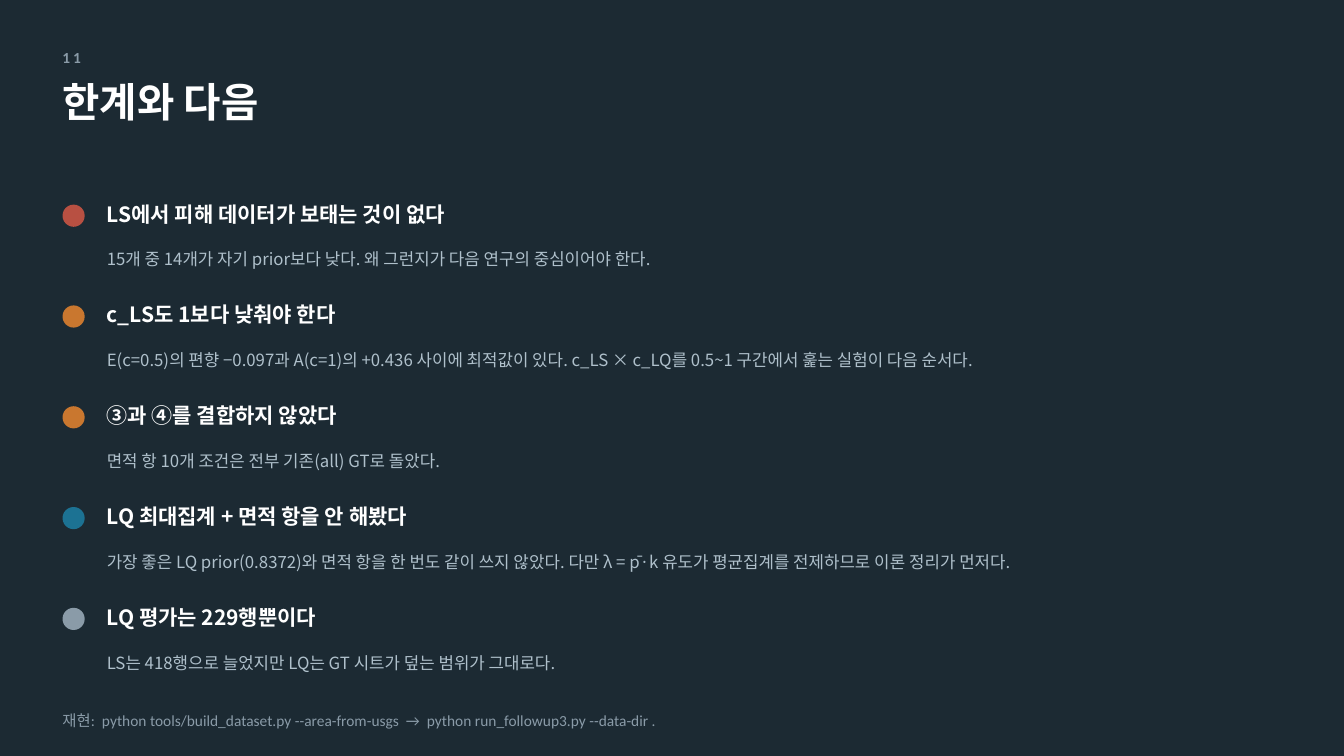
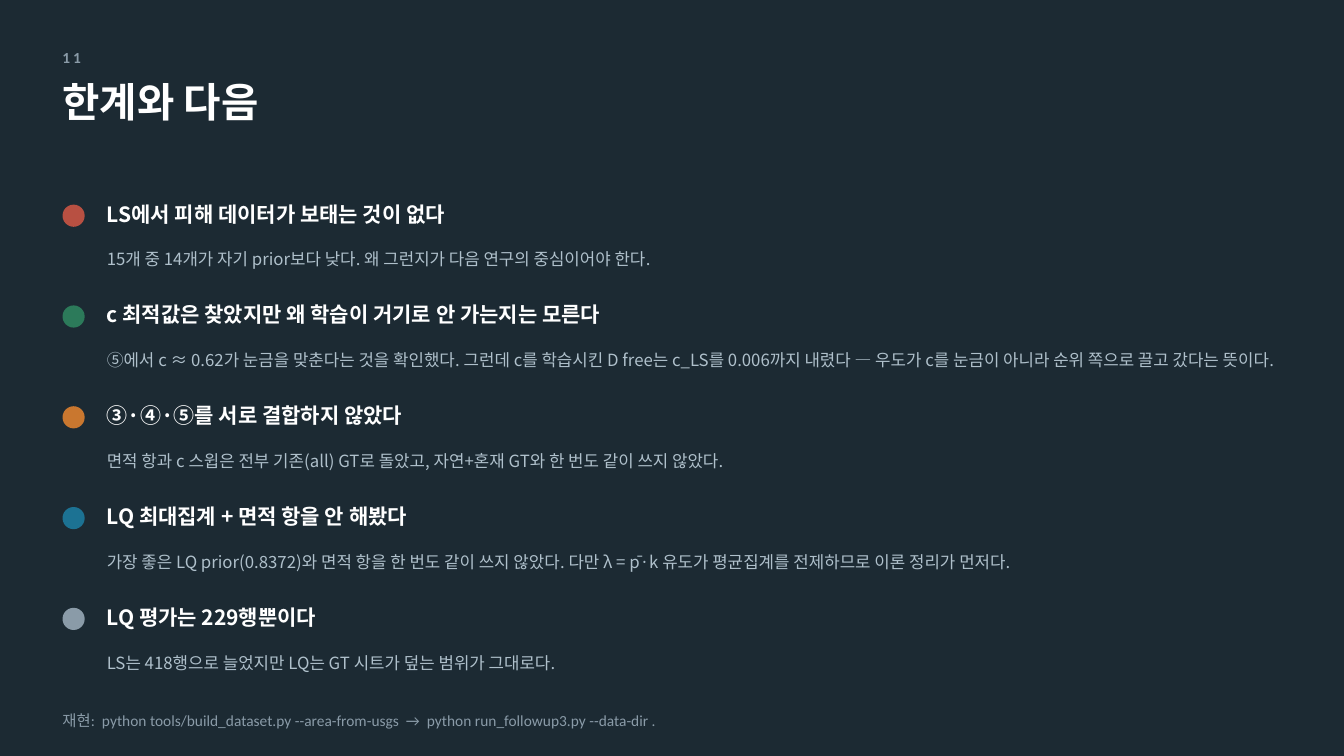
Before and after one commit to minji1217/pilotA, a slide deck: slide 17 of docs/후속실험3_발표.pptx (slide 15 before the commit). Drawn at 1344x756 pixels with LibreOffice and Linux fonts; fonts in the diff are those of the drawing. Boxes give left, top, right and bottom in pixels: in the first picture for what was removed or moved away, otherwise in the second. Text is boxed around its words. In the diff, an @@ line names an element or a change of style, - is before the commit and + after.

```diff
--- a/docs/후속실험3_발표.pptx
+++ b/docs/후속실험3_발표.pptx
@@ ellipse at bbox=[63, 306, 85, 328]: fill #C9772F to #2C7A5A @@
@@ text at bbox=[107, 304, 600, 324]: text changed @@
-c_LS도 1보다 낮춰야 한다
+c 최적값은 찾았지만 왜 학습이 거기로 안 가는지는 모른다
@@ text at bbox=[107, 352, 1274, 369]: text changed @@
-E(c=0.5)의 편향 −0.097과 A(c=1)의 +0.436 사이에 최적값이 있다. c_LS × c_LQ를 0.5~1 구간에서 훑는 실험이 다음 순서다.
+⑤에서 c ≈ 0.62가 눈금을 맞춘다는 것을 확인했다. 그런데 c를 학습시킨 D free는 c_LS를 0.006까지 내렸다 — 우도가 c를 눈금이 아니라 순위 쪽으로 끌고 갔다는 뜻이다.
@@ text at bbox=[107, 405, 402, 425]: text changed @@
-③과 ④를 결합하지 않았다
+③·④·⑤를 서로 결합하지 않았다
@@ text at bbox=[107, 453, 723, 470]: text changed @@
-면적 항 10개 조건은 전부 기존(all) GT로 돌았다.
+면적 항과 c 스윕은 전부 기존(all) GT로 돌았고, 자연+혼재 GT와 한 번도 같이 쓰지 않았다.
```
Also in this commit, not shown: 1 other slide changed, 2 slides added, 3 other files.
